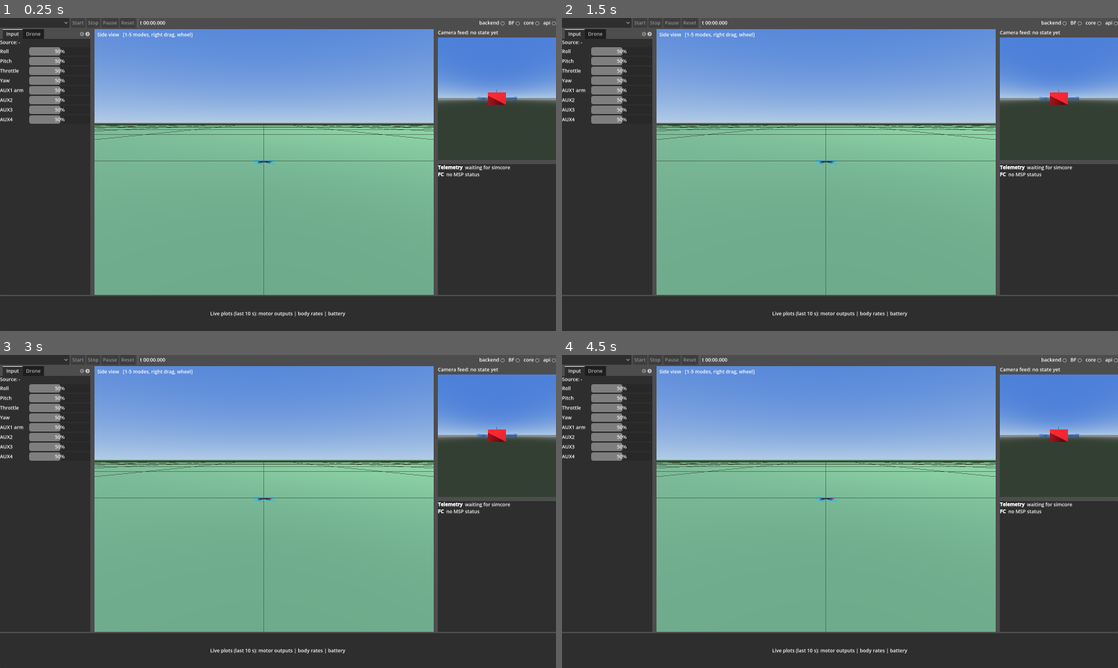
Above: before the commit, frames 1-4 (two rows, left to right).
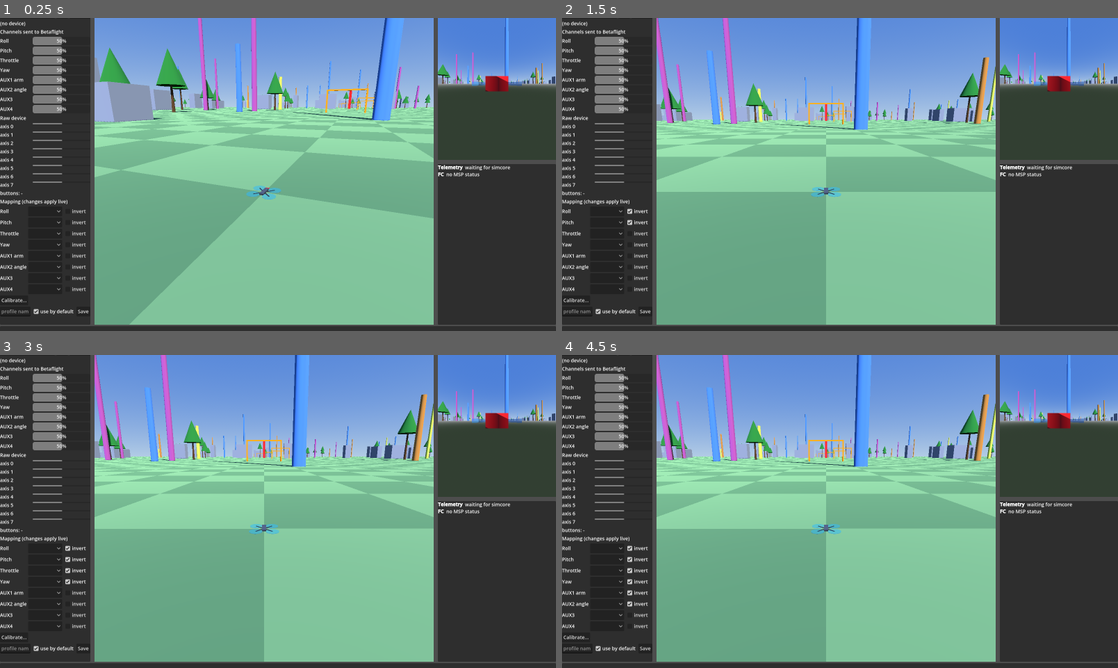
Above: after the commit, the same moments.

Repository: jekabso21/Helix
Game: Godot game, scene res://scenes/main_window.tscn
Two runs of this game, one before a commit and one after it. Both use one fixed random seed, a clock stepped at 60 frames per second and the inputs below.
Inputs (mouse positions are in pixels of both pictures, inside the frame that each line leads up to):
- Up to frame 1 (0.25 s): no input
- Up to frame 2 (1.5 s): click (639, 212) at 0.5 s, where only the run after the commit has a clickable "invert"; click (639, 221) at 1.25 s, where only the run after the commit has a clickable "invert"
- Up to frame 3 (3 s): click (77, 570) at 2 s, where only the run after the commit has a clickable "invert"; click (77, 580) at 2.75 s, where only the run after the commit has a clickable "invert"
- Up to frame 4 (4.5 s): click (639, 592) at 3.5 s, where only the run after the commit has a clickable "invert"; click (639, 605) at 4.25 s, where only the run after the commit has a clickable "invert"

The runs differ from the first frame. In frame 1, 34% of the frame differs, in the area x 0-100%, y 0-99%; in frame 2, 33%; in frame 3, 33%; in frame 4, 33%.
Error after the commit: Out of bounds get index '1' (on base: 'PackedStringArray') (res://ui/input_panel.gd:207)

Commit message:
feat(app): add input calibration wizard, mapping table and device picker; larger world with obstacles and gates; fpv main view

Diff:
--- a/app/scripts/camera_rig.gd
+++ b/app/scripts/camera_rig.gd
@@ -1,9 +1,9 @@
 extends Node3D
-## Main view cameras: 1 chase, 2 side, 3 orbit, 4 free, 5 top
+## Main view cameras: 1 chase, 2 side, 3 orbit, 4 free, 5 top, 6 FPV (the drone camera)
 
-enum Mode { CHASE, SIDE, ORBIT, FREE, TOP }
+enum Mode { CHASE, SIDE, ORBIT, FREE, TOP, FPV }
 
-const MODE_NAMES := ["Chase", "Side", "Orbit", "Free", "Top"]
+const MODE_NAMES := ["Chase", "Side", "Orbit", "Free", "Top", "FPV"]
 const CHASE_OFFSET := Vector3(0.0, 0.7, 2.0)
 const SIDE_OFFSET := Vector3(2.2, 0.5, 0.0)
 const TOP_HEIGHT := 12.0
@@ -27,11 +27,17 @@
 
 func _ready() -> void:
 	camera.current = true
-	set_mode(Mode.SIDE)
+	set_mode(Mode.CHASE)
 
 
 func set_mode(new_mode: int) -> void:
 	mode = new_mode
+	var drone := get_node_or_null(drone_path) as Node3D
+	var fpv := drone.get_node_or_null("FpvCamera") as Camera3D if drone != null else null
+	if mode == Mode.FPV and fpv != null:
+		fpv.current = true
+	else:
+		camera.current = true
 	if mode == Mode.FREE:
 		_free_yaw = camera.rotation.y
 		_free_pitch = camera.rotation.x
@@ -47,6 +53,7 @@
 			KEY_3: set_mode(Mode.ORBIT)
 			KEY_4: set_mode(Mode.FREE)
 			KEY_5: set_mode(Mode.TOP)
+			KEY_6: set_mode(Mode.FPV)
 		return
 	var button := event as InputEventMouseButton
 	if button != null:
@@ -86,6 +93,8 @@
 			camera.look_at(target, Vector3(0.0, 0.0, -1.0))
 		Mode.FREE:
 			_free(delta)
+		Mode.FPV:
+			pass
 
 
 func _chase(drone: Node3D, target: Vector3, delta: float) -> void:
--- a/app/scripts/sim_link.gd
+++ b/app/scripts/sim_link.gd
@@ -3,11 +3,13 @@
 
 signal render_state(state: RenderState)
 signal telemetry(data: Dictionary)
+signal input_raw(data: Dictionary)
 signal api_connected()
 signal api_disconnected()
 signal command_result(method: String, ok: bool, result: Dictionary)
 
 const TELEMETRY_RATE_HZ := 30.0
+const INPUT_RAW_RATE_HZ := 20.0
 
 var render_port: int = 7710
 var api_host: String = "127.0.0.1"
@@ -61,6 +63,7 @@
 			api_connected.emit()
 			_subscribed = false
 			request("subscribe", {"topic": "telemetry", "rate_hz": TELEMETRY_RATE_HZ})
+			request("subscribe", {"topic": "input_raw", "rate_hz": INPUT_RAW_RATE_HZ})
 		_read_lines()
 		return
 	if api_is_connected:
@@ -98,6 +101,8 @@
 	if doc.has("event"):
 		if doc["event"] == "telemetry":
 			telemetry.emit(doc["data"])
+		elif doc["event"] == "input_raw":
+			input_raw.emit(doc["data"])
 		return
 	var id: int = int(doc.get("id", -1))
 	if not _pending.has(id):
--- a/app/scripts/world.gd
+++ b/app/scripts/world.gd
@@ -1,52 +1,105 @@
 extends Node3D
-## Flat ground with a grid; the drone and cameras are children of this scene
+## Flat checkerboard ground with scattered obstacles and a row of gates; deterministic layout
 
-const GROUND_SIZE := 400.0
-const GRID_STEP := 5.0
-const GRID_EXTENT := 100.0
+const GROUND_SIZE := 2000.0
+const CHECKER_M := 2.0
+const OBJECT_COUNT := 400
+const SCATTER_RADIUS := 250.0
+const GATE_COUNT := 8
+const SEED := 7
 
 
 func _ready() -> void:
 	_build_ground()
-	_build_grid()
+	_build_north_marker()
+	_scatter_objects()
+	_build_gates()
 
 
 func _build_ground() -> void:
+	var image := Image.create(2, 2, false, Image.FORMAT_RGB8)
+	image.set_pixel(0, 0, Color(0.42, 0.55, 0.34))
+	image.set_pixel(1, 1, Color(0.42, 0.55, 0.34))
+	image.set_pixel(1, 0, Color(0.33, 0.46, 0.28))
+	image.set_pixel(0, 1, Color(0.33, 0.46, 0.28))
+	var texture := ImageTexture.create_from_image(image)
+	var material := StandardMaterial3D.new()
+	material.albedo_texture = texture
+	material.texture_filter = BaseMaterial3D.TEXTURE_FILTER_NEAREST
+	material.uv1_scale = Vector3(GROUND_SIZE / (2.0 * CHECKER_M), GROUND_SIZE / (2.0 * CHECKER_M), 1.0)
 	var ground := MeshInstance3D.new()
 	var plane := PlaneMesh.new()
 	plane.size = Vector2(GROUND_SIZE, GROUND_SIZE)
 	ground.mesh = plane
-	var material := StandardMaterial3D.new()
-	material.albedo_color = Color(0.36, 0.48, 0.3)
 	ground.material_override = material
 	add_child(ground)
 
 
-func _build_grid() -> void:
-	var lines := ImmediateMesh.new()
-	lines.surface_begin(Mesh.PRIMITIVE_LINES)
-	var n := int(GRID_EXTENT / GRID_STEP)
-	for i in range(-n, n + 1):
-		var offset := i * GRID_STEP
-		lines.surface_add_vertex(Vector3(offset, 0.01, -GRID_EXTENT))
-		lines.surface_add_vertex(Vector3(offset, 0.01, GRID_EXTENT))
-		lines.surface_add_vertex(Vector3(-GRID_EXTENT, 0.01, offset))
-		lines.surface_add_vertex(Vector3(GRID_EXTENT, 0.01, offset))
-	lines.surface_end()
-	var grid := MeshInstance3D.new()
-	grid.mesh = lines
-	var material := StandardMaterial3D.new()
-	material.shading_mode = BaseMaterial3D.SHADING_MODE_UNSHADED
-	material.albedo_color = Color(0.2, 0.28, 0.18)
-	grid.material_override = material
-	add_child(grid)
-	# North marker: a red bar on the -Z axis at the edge of the grid
+func _build_north_marker() -> void:
 	var north := MeshInstance3D.new()
 	var bar := BoxMesh.new()
-	bar.size = Vector3(0.5, 0.5, 4.0)
+	bar.size = Vector3(1.0, 8.0, 1.0)
 	north.mesh = bar
-	north.position = Vector3(0.0, 0.25, -GRID_EXTENT)
-	var red := StandardMaterial3D.new()
-	red.albedo_color = Color(0.9, 0.1, 0.1)
-	north.material_override = red
+	north.position = Vector3(0.0, 4.0, -100.0)
+	north.material_override = _material(Color(0.9, 0.1, 0.1))
 	add_child(north)
+
+
+func _scatter_objects() -> void:
+	var rng := RandomNumberGenerator.new()
+	rng.seed = SEED
+	var pillar := CylinderMesh.new()
+	pillar.top_radius = 0.4
+	pillar.bottom_radius = 0.5
+	pillar.height = 1.0
+	var trunk := CylinderMesh.new()
+	trunk.top_radius = 0.15
+	trunk.bottom_radius = 0.25
+	trunk.height = 1.0
+	var crown := CylinderMesh.new()
+	crown.top_radius = 0.0
+	crown.bottom_radius = 2.0
+	crown.height = 5.0
+	var box := BoxMesh.new()
+	var colors := [Color(0.8, 0.5, 0.2), Color(0.3, 0.5, 0.8), Color(0.85, 0.85, 0.3), Color(0.7, 0.3, 0.6)]
+	for i in OBJECT_COUNT:
+		var angle := rng.randf_range(0.0, TAU)
+		var radius := 12.0 + rng.randf_range(0.0, 1.0) ** 0.6 * SCATTER_RADIUS
+		var at := Vector3(cos(angle) * radius, 0.0, sin(angle) * radius)
+		var kind := rng.randi_range(0, 2)
+		if kind == 0:
+			var height := rng.randf_range(4.0, 25.0)
+			_add(pillar, at + Vector3(0, height * 0.5, 0), Vector3(1, height, 1), colors[i % colors.size()])
+		elif kind == 1:
+			var size := Vector3(rng.randf_range(2, 8), rng.randf_range(2, 12), rng.randf_range(2, 8))
+			_add(box, at + Vector3(0, size.y * 0.5, 0), size, Color(0.55, 0.55, 0.6))
+		else:
+			var trunk_height := rng.randf_range(3.0, 7.0)
+			_add(trunk, at + Vector3(0, trunk_height * 0.5, 0), Vector3(1, trunk_height, 1), Color(0.35, 0.22, 0.1))
+			_add(crown, at + Vector3(0, trunk_height + 2.5, 0), Vector3(1, 1, 1), Color(0.15, 0.45, 0.15))
+
+
+func _build_gates() -> void:
+	# Gates every 30 m towards North (-Z), 5 m wide, 3 m tall, alternating sideways
+	var post := BoxMesh.new()
+	for i in GATE_COUNT:
+		var z := -30.0 * (i + 1)
+		var x := 6.0 * sin(float(i) * 0.9)
+		for side: float in [-2.5, 2.5]:
+			_add(post, Vector3(x + side, 1.5, z), Vector3(0.2, 3.0, 0.2), Color(1.0, 0.55, 0.0))
+		_add(post, Vector3(x, 3.0, z), Vector3(5.2, 0.2, 0.2), Color(1.0, 0.55, 0.0))
+
+
+func _add(mesh: Mesh, at: Vector3, scale_xyz: Vector3, color: Color) -> void:
+	var instance := MeshInstance3D.new()
+	instance.mesh = mesh
+	instance.position = at
+	instance.scale = scale_xyz
+	instance.material_override = _material(color)
+	add_child(instance)
+
+
+func _material(color: Color) -> StandardMaterial3D:
+	var material := StandardMaterial3D.new()
+	material.albedo_color = color
+	return material
--- a/app/ui/input_panel.gd
+++ b/app/ui/input_panel.gd
@@ -1,18 +1,75 @@
 extends VBoxContainer
-## Channel monitor: the RC channels simcore sends to Betaflight
-
-const NAMES := ["Roll", "Pitch", "Throttle", "Yaw", "AUX1 arm", "AUX2", "AUX3", "AUX4"]
-
-@onready var _source: Label = $Source
-var _bars: Array[ProgressBar] = []
+## Input tab: device choice, live channels and raw axes, mapping table, calibration wizard, save
+
+const CHANNELS := ["roll", "pitch", "throttle", "yaw", "aux1", "aux2", "aux3", "aux4"]
+const CHANNEL_LABELS := ["Roll", "Pitch", "Throttle", "Yaw", "AUX1 arm", "AUX2 angle", "AUX3", "AUX4"]
+const WIZARD_STEPS := [
+	["throttle", "Move the THROTTLE stick all the way UP, then back down"],
+	["roll", "Move the ROLL stick fully RIGHT, then centre it"],
+	["pitch", "Move the PITCH stick fully FORWARD (away from you), then centre it"],
+	["yaw", "Move the YAW stick fully RIGHT, then centre it"],
+	["aux1", "Flip the ARM switch to ARMED, then back"],
+	["aux2", "Flip the switch you want for ANGLE mode, then back (or Skip)"],
+]
+const AXIS_THRESHOLD := 0.5
+const MAX_SHOWN_AXES := 8
+
+var _device_names: Array = []
+var _mapping: Dictionary = {}
+var _raw: Dictionary = {}
+var _channel_bars: Array[ProgressBar] = []
+var _axis_bars: Array[ProgressBar] = []
+var _button_labels: Array[Label] = []
+var _source_options: Array[OptionButton] = []
+var _invert_checks: Array[CheckBox] = []
+var _wizard_step: int = -1
+var _wizard_baseline: Array = []
+var _wizard_buttons_baseline: Array = []
+var _wizard_mapping: Dictionary = {}
+var _updating_table: bool = false
+
+@onready var _device: OptionButton = $DeviceRow/Device
+@onready var _device_status: Label = $DeviceStatus
+@onready var _channels_box: VBoxContainer = $Channels
+@onready var _raw_box: VBoxContainer = $Raw
+@onready var _table: GridContainer = $Mapping
+@onready var _wizard_text: Label = $Wizard/Text
+@onready var _wizard_next: Button = $Wizard/Buttons/Next
+@onready var _wizard_skip: Button = $Wizard/Buttons/Skip
+@onready var _wizard_cancel: Button = $Wizard/Buttons/Cancel
+@onready var _calibrate: Button = $Actions/Calibrate
+@onready var _save_name: LineEdit = $SaveRow/Name
+@onready var _save_default: CheckBox = $SaveRow/Default
+@onready var _message: Label = $Message
 
 
 func _ready() -> void:
-	for name: String in NAMES:
+	_build_channel_bars()
+	_build_raw_view()
+	_build_table()
+	$DeviceRow/Refresh.pressed.connect(_refresh)
+	$DeviceRow/Select.pressed.connect(_select_device)
+	_calibrate.pressed.connect(_start_wizard)
+	_wizard_next.pressed.connect(_wizard_advance)
+	_wizard_skip.pressed.connect(func() -> void: _wizard_advance(true))
+	_wizard_cancel.pressed.connect(_wizard_end)
+	$SaveRow/Save.pressed.connect(_save)
+	$Wizard.visible = false
+	SimLink.telemetry.connect(_on_telemetry)
+	SimLink.input_raw.connect(_on_input_raw)
+	SimLink.command_result.connect(_on_command_result)
+	SimLink.api_connected.connect(_refresh)
+	BackendClient.response.connect(_on_backend_response)
+	if SimLink.api_is_connected:
+		_refresh()
+
+
+func _build_channel_bars() -> void:
+	for label_text: String in CHANNEL_LABELS:
 		var row := HBoxContainer.new()
 		var label := Label.new()
-		label.text = name
-		label.custom_minimum_size = Vector2(80, 0)
+		label.text = label_text
+		label.custom_minimum_size = Vector2(90, 0)
 		row.add_child(label)
 		var bar := ProgressBar.new()
 		bar.min_value = 1000
@@ -20,14 +77,241 @@
 		bar.value = 1500
 		bar.size_flags_horizontal = Control.SIZE_EXPAND_FILL
 		row.add_child(bar)
-		add_child(row)
-		_bars.append(bar)
-	SimLink.telemetry.connect(_on_telemetry)
+		_channels_box.add_child(row)
+		_channel_bars.append(bar)
+
+
+func _build_raw_view() -> void:
+	for i in MAX_SHOWN_AXES:
+		var row := HBoxContainer.new()
+		var label := Label.new()
+		label.text = "axis %d" % i
+		label.custom_minimum_size = Vector2(90, 0)
+		row.add_child(label)
+		var bar := ProgressBar.new()
+		bar.min_value = -1.0
+		bar.max_value = 1.0
+		bar.step = 0.01
+		bar.value = 0.0
+		bar.show_percentage = false
+		bar.size_flags_horizontal = Control.SIZE_EXPAND_FILL
+		row.add_child(bar)
+		_raw_box.add_child(row)
+		_axis_bars.append(bar)
+	var buttons := Label.new()
+	buttons.text = "buttons: -"
+	_raw_box.add_child(buttons)
+	_button_labels.append(buttons)
+
+
+func _build_table() -> void:
+	_table.columns = 3
+	for i in CHANNELS.size():
+		var name := Label.new()
+		name.text = CHANNEL_LABELS[i]
+		_table.add_child(name)
+		var source := OptionButton.new()
+		source.item_selected.connect(func(_index: int) -> void: _table_changed())
+		_table.add_child(source)
+		_source_options.append(source)
+		var invert := CheckBox.new()
+		invert.text = "invert"
+		invert.toggled.connect(func(_on: bool) -> void: _table_changed())
+		_table.add_child(invert)
+		_invert_checks.append(invert)
+	_fill_source_options(8, 8)
+
+
+func _fill_source_options(axes: int, buttons: int) -> void:
+	for option in _source_options:
+		var previous := option.selected
+		option.clear()
+		option.add_item("none")
+		for a in axes:
+			option.add_item("axis %d" % a)
+		for b in buttons:
+			option.add_item("button %d" % b)
+		option.selected = mini(previous, option.item_count - 1)
+
+
+func _refresh() -> void:
+	SimLink.request("get_input")
+
+
+func _select_device() -> void:
+	if _device.selected < 0 or _device.selected >= _device_names.size():
+		return
+	var name: String = _device_names[_device.selected]
+	_message.text = "selecting %s" % name
+	SimLink.request("select_input_device", {"name_contains": name})
+
+
+func _on_command_result(method: String, ok: bool, result: Dictionary) -> void:
+	if method == "get_input" and ok:
+		_apply_input_info(result)
+	elif method == "select_input_device":
+		_message.text = "device selected" if ok else "select failed: %s" % result.get("message", "")
+		_refresh()
+	elif method == "set_input_mapping":
+		_message.text = "mapping applied" if ok else "mapping rejected: %s" % result.get("message", "")
+		_refresh()
+
+
+func _apply_input_info(info: Dictionary) -> void:
+	_device_names = info.get("devices", [])
+	var current: String = info["device"]["name"]
+	_device.clear()
+	for name: String in _device_names:
+		_device.add_item(name)
+		if name == current:
+			_device.selected = _device.item_count - 1
+	var device: Dictionary = info["device"]
+	_device_status.text = "%s   %s   %d axes, %d buttons   source %s" % [
+		current if current != "" else "(no device)",
+		"connected" if device["connected"] else "not connected",
+		int(device["axis_count"]), int(device["button_count"]), info["source"]
+	]
+	_fill_source_options(maxi(8, int(device["axis_count"])), maxi(8, int(device["button_count"])))
+	_mapping = info["mapping"]
+	_fill_table_from_mapping()
+
+
+func _fill_table_from_mapping() -> void:
+	_updating_table = true
+	var channels: Dictionary = _mapping.get("channels", {})
+	for i in CHANNELS.size():
+		var option := _source_options[i]
+		var invert := _invert_checks[i]
+		option.selected = 0
+		invert.button_pressed = false
+		if channels.has(CHANNELS[i]):
+			var source: Dictionary = channels[CHANNELS[i]]
+			var text: String = "axis %d" % int(source["axis"]) if source.has("axis") else "button %d" % int(source["button"])
+			for item in option.item_count:
+				if option.get_item_text(item) == text:
+					option.selected = item
+			invert.button_pressed = source.get("inverted", false)
+	_updating_table = false
+
+
+func _table_changed() -> void:
+	if _updating_table:
+		return
+	var channels := {}
+	for i in CHANNELS.size():
+		var text := _source_options[i].get_item_text(_source_options[i].selected)
+		if text == "none":
+			continue
+		var parts := text.split(" ")
+		var entry := {"inverted": _invert_checks[i].button_pressed, "deadband": 0.0}
+		entry[parts[0]] = int(parts[1])
+		channels[CHANNELS[i]] = entry
+	_mapping = {
+		"device_name_contains": _mapping.get("device_name_contains", ""),
+		"arm_channel": "aux1",
+		"channels": channels,
+	}
+	SimLink.request("set_input_mapping", {"mapping": _mapping})
 
 
 func _on_telemetry(data: Dictionary) -> void:
-	var input: Dictionary = data["input"]
-	var channels: Array = input["channels_us"]
-	_source.text = "Source: %s   arm switch %s" % [input["source"], "ON" if input["armed_switch"] else "off"]
-	for i in mini(_bars.size(), channels.size()):
-		_bars[i].value = channels[i]
+	var channels: Array = data["input"]["channels_us"]
+	for i in mini(_channel_bars.size(), channels.size()):
+		_channel_bars[i].value = channels[i]
+
+
+func _on_input_raw(data: Dictionary) -> void:
+	_raw = data
+	var axes: Array = data["axes"]
+	for i in _axis_bars.size():
+		_axis_bars[i].value = axes[i] if i < axes.size() else 0.0
+	var buttons: Array = data["buttons"]
+	var pressed: PackedStringArray = []
+	for i in buttons.size():
+		if int(buttons[i]) != 0:
+			pressed.append(str(i))
+	_button_labels[0].text = "buttons pressed: %s" % (", ".join(pressed) if pressed.size() > 0 else "-")
+	if _wizard_step >= 0:
+		_wizard_watch(axes, buttons)
+
+
+# calibration wizard
+
+func _start_wizard() -> void:
+	if _raw.is_empty():
+		_message.text = "no raw input yet: select a device first"
+		return
+	_wizard_mapping = {}
+	_wizard_step = 0
+	$Wizard.visible = true
+	_calibrate.disabled = true
+	_wizard_begin_step()
+
+
+func _wizard_begin_step() -> void:
+	_wizard_baseline = _raw["axes"].duplicate()
+	_wizard_buttons_baseline = _raw["buttons"].duplicate()
+	_wizard_text.text = "Step %d/%d: %s" % [_wizard_step + 1, WIZARD_STEPS.size(), WIZARD_STEPS[_wizard_step][1]]
+	_wizard_next.disabled = true
+
+
+func _wizard_watch(axes: Array, buttons: Array) -> void:
+	var channel: String = WIZARD_STEPS[_wizard_step][0]
+	if _wizard_mapping.has(channel):
+		return
+	var best := -1
+	var best_delta := 0.0
+	for i in mini(axes.size(), _wizard_baseline.size()):
+		var delta: float = float(axes[i]) - float(_wizard_baseline[i])
+		if absf(delta) > absf(best_delta):
+			best_delta = delta
+			best = i
+	if best >= 0 and absf(best_delta) > AXIS_THRESHOLD:
+		_wizard_mapping[channel] = {"axis": best, "inverted": best_delta < 0.0, "deadband": 0.0}
+		_wizard_text.text += "\n-> axis %d%s" % [best, " (inverted)" if best_delta < 0.0 else ""]
+		_wizard_next.disabled = false
+		return
+	for i in mini(buttons.size(), _wizard_buttons_baseline.size()):
+		if int(buttons[i]) != int(_wizard_buttons_baseline[i]):
+			var inverted: bool = int(_wizard_buttons_baseline[i]) != 0
+			_wizard_mapping[channel] = {"button": i, "inverted": inverted, "deadband": 0.0}
+			_wizard_text.text += "\n-> button %d%s" % [i, " (inverted)" if inverted else ""]
+			_wizard_next.disabled = false
+			return
+
+
+func _wizard_advance(skip: bool = false) -> void:
+	if skip:
+		_wizard_mapping.erase(WIZARD_STEPS[_wizard_step][0])
+	_wizard_step += 1
+	if _wizard_step >= WIZARD_STEPS.size():
+		_mapping = {
+			"device_name_contains": _mapping.get("device_name_contains", ""),
+			"arm_channel": "aux1",
+			"channels": _wizard_mapping,
+		}
+		_wizard_end()
+		_fill_table_from_mapping()
+		SimLink.request("set_input_mapping", {"mapping": _mapping})
+		_message.text = "calibration applied; save it below to keep it"
+		return
+	_wizard_begin_step()
+
+
+func _wizard_end() -> void:
+	_wizard_step = -1
+	$Wizard.visible = false
+	_calibrate.disabled = false
+
+
+func _save() -> void:
+	var name := _save_name.text.strip_edges()
+	if name.is_empty():
+		_message.text = "give the profile a name"
+		return
+	BackendClient.request("save_input_mapping", {"name": name, "mapping": _mapping, "make_default": _save_default.button_pressed})
+
+
+func _on_backend_response(method: String, ok: bool, result: Dictionary) -> void:
+	if method == "save_input_mapping":
+		_message.text = "saved %s%s" % [result.get("path", ""), " as default" if result.get("default", false) else ""] if ok else "save failed: %s" % result.get("message", "")
--- a/app/ui/input_panel.tscn
+++ b/app/ui/input_panel.tscn
@@ -7,6 +7,96 @@
 size_flags_vertical = 3
 script = ExtResource("1")
 
-[node name="Source" type="Label" parent="."]
+[node name="DeviceRow" type="HBoxContainer" parent="."]
 layout_mode = 2
-text = "Source: -"
+
+[node name="Device" type="OptionButton" parent="DeviceRow"]
+layout_mode = 2
+size_flags_horizontal = 3
+
+[node name="Select" type="Button" parent="DeviceRow"]
+layout_mode = 2
+text = "Use"
+
+[node name="Refresh" type="Button" parent="DeviceRow"]
+layout_mode = 2
+text = "Refresh"
+
+[node name="DeviceStatus" type="Label" parent="."]
+layout_mode = 2
+autowrap_mode = 3
+text = "(no device)"
+
+[node name="ChannelsTitle" type="Label" parent="."]
+layout_mode = 2
+text = "Channels sent to Betaflight"
+
+[node name="Channels" type="VBoxContainer" parent="."]
+layout_mode = 2
+
+[node name="RawTitle" type="Label" parent="."]
+layout_mode = 2
+text = "Raw device"
+
+[node name="Raw" type="VBoxContainer" parent="."]
+layout_mode = 2
+
+[node name="MappingTitle" type="Label" parent="."]
+layout_mode = 2
+text = "Mapping (changes apply live)"
+
+[node name="Mapping" type="GridContainer" parent="."]
+layout_mode = 2
+columns = 3
+
+[node name="Actions" type="HBoxContainer" parent="."]
+layout_mode = 2
+
+[node name="Calibrate" type="Button" parent="Actions"]
+layout_mode = 2
+text = "Calibrate..."
+
+[node name="Wizard" type="VBoxContainer" parent="."]
+layout_mode = 2
+
+[node name="Text" type="Label" parent="Wizard"]
+layout_mode = 2
+autowrap_mode = 3
+text = ""
+
+[node name="Buttons" type="HBoxContainer" parent="Wizard"]
+layout_mode = 2
+
+[node name="Next" type="Button" parent="Wizard/Buttons"]
+layout_mode = 2
+text = "Next"
+
+[node name="Skip" type="Button" parent="Wizard/Buttons"]
+layout_mode = 2
+text = "Skip"
+
+[node name="Cancel" type="Button" parent="Wizard/Buttons"]
+layout_mode = 2
+text = "Cancel"
+
+[node name="SaveRow" type="HBoxContainer" parent="."]
+layout_mode = 2
+
+[node name="Name" type="LineEdit" parent="SaveRow"]
+layout_mode = 2
+size_flags_horizontal = 3
+placeholder_text = "profile name, e.g. my_radio"
+
+[node name="Default" type="CheckBox" parent="SaveRow"]
+layout_mode = 2
+button_pressed = true
+text = "use by default"
+
+[node name="Save" type="Button" parent="SaveRow"]
+layout_mode = 2
+text = "Save"
+
+[node name="Message" type="Label" parent="."]
+layout_mode = 2
+autowrap_mode = 3
+text = ""
--- a/app/ui/main_view.gd
+++ b/app/ui/main_view.gd
@@ -12,4 +12,4 @@
 
 func _on_mode_changed(mode: int) -> void:
 	var names: Array = _rig.MODE_NAMES
-	_caption.text = "%s view   [1-5 modes, right drag, wheel]" % names[mode]
+	_caption.text = "%s view   [1-6 modes, right drag, wheel]" % names[mode]
